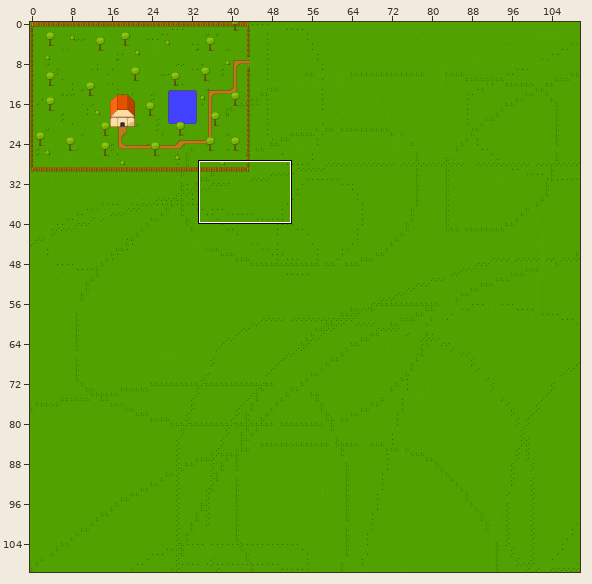
Two states of a Tiled map, res/maps/test_map_1.tmx. Above, an overview of the earlier version with the close-up marked.
Close-up. Before the commit:
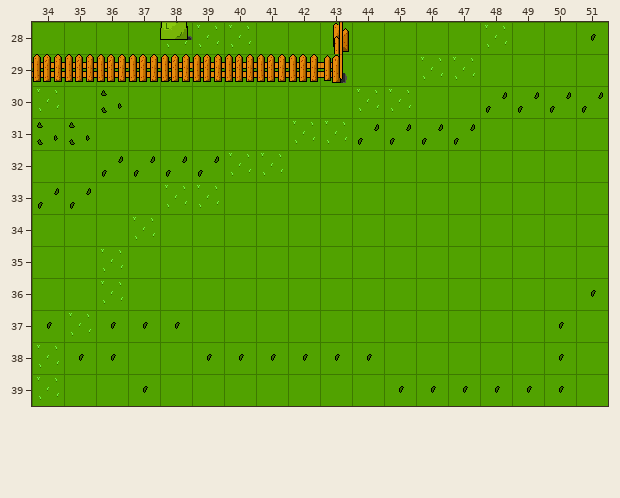
Cells are 32x32 px. Shown: x 34..51, y 28..39. The commit also changed other parts of the map, which this record leaves out. The old version is drawn lined up with the new one.
And afterwards:
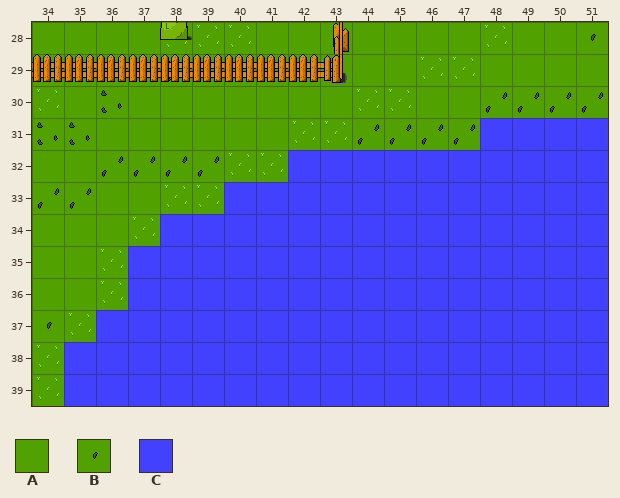
Key: from "tileset_1": A 1, B 2, C 97.
_ is an empty cell.
From old to new:
{"change": "map size 350x350 -> 200x200 cells"}
{"where": "layer \"Ground\""}
{"y":31,"x":48,"old":"AAAA","new":"CCCC"}
{"y":32,"x":42,"old":"AAAAAAAAAA","new":"CCCCCCCCCC"}
{"y":33,"x":40,"old":"AAAAAAAAAAAA","new":"CCCCCCCCCCCC"}
{"y":34,"x":38,"old":"AAAAAAAAAAAAAA","new":"CCCCCCCCCCCCCC"}
{"y":35,"x":37,"old":"AAAAAAAAAAAAAAA","new":"CCCCCCCCCCCCCCC"}
{"y":36,"x":37,"old":"AAAAAAAAAAAAAAB","new":"CCCCCCCCCCCCCCC"}
{"y":37,"x":36,"old":"BBBAAAAAAAAAAABA","new":"CCCCCCCCCCCCCCCC"}
{"y":38,"x":35,"old":"BBAABBBBBBAAAAABA","new":"CCCCCCCCCCCCCCCCC"}
{"y":39,"x":35,"old":"AABAAAAAAABBBBBBA","new":"CCCCCCCCCCCCCCCCC"}
{"label":"changed","picture_box":[64,118,608,406]}
